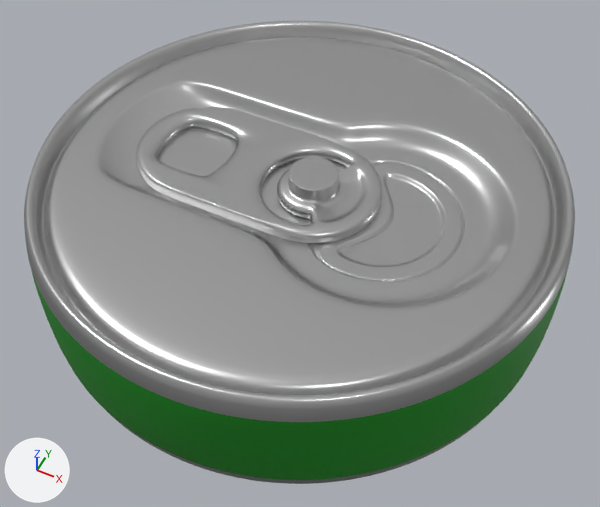
Before and after pictures for a commit that changed the FBX model Blender/Object/can_green.fbx.
Before and after are seen from a camera (50 mm lens) standing at (1.67, -4.89, 5.24) and looking at (-0.67, -0.2, -0.62). The lights are fixed; the arrows at lower left show +X, +Y and +Z.

Objects in the first picture: '원형', '원형.001'.
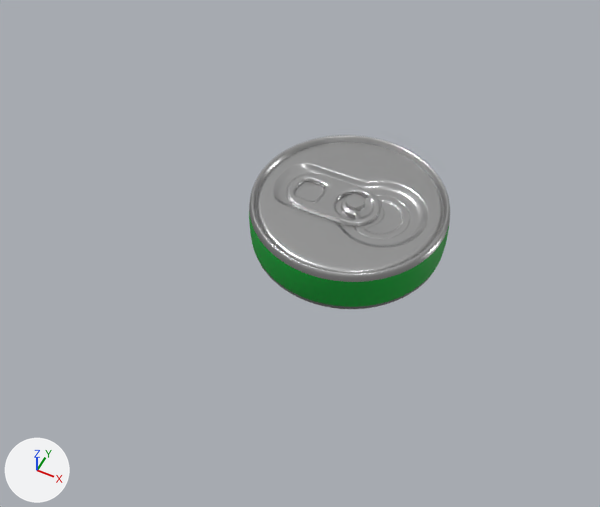
The change, as a list of edits to the scene's bpy script:
```text
Add mat_red:
    mat_red = principled_material('Red')
    mat_red.base_color = (0.0, 0.349, 0.0323)  # green #009f32
Change me_mesh_001:
    used by ob_원형_001; parent = ob_원형; location = (-35.91, 45.27, 0.000992)
    remove me_mesh_001.from_pydata(...)  # 9118 vertices, 9120 faces; spans x -128.0..111.0, y -8.0..20.0, z -62.0..62.0
    add me_mesh_001.from_pydata(...)  # 20984 vertices, 20984 faces; spans x -1.0..1.0, y -1.0..1.0, z 0.0
    me_mesh_001 part 1: 9118 vertices removed from x -128.0..111.0, y -8.0..20.0, z -62.0..62.0; 20984 vertices added at x -1.0..1.0, y -1.0..1.0, z 0.0
    add me_mesh_001.materials.append(mat_red)  # green #009f32
Remove ob_원형:
    ob_원형 = bpy.data.objects.new('원형', me_mesh)
    ob_원형.location = (-0.779, 0.0, -0.404)
    ob_원형.rotation_euler = (1.571, 0.0, 0.0)  # degrees (90, 0, 0)
    ob_원형.scale = (0.01, 0.01, 0.01)
Change ob_원형_001:
    remove ob_원형_001.parent = ob_원형
    ob_원형_001.location: (-35.91, 45.27, 0.000992) -> (0.0, 0.0, 0.0)
```

Changed parts and their boxes [x1, y1, x2, y2] in the pictures (600 x 507 px):
'원형', deleted
    before: [24, 21, 575, 484]
    faces in mat_silver (light grey #cbcbcb): [24, 21, 575, 484]
    faces in mat_green (green #00840c): [31, 266, 569, 480]
'원형.001', reshaped, moved (18% narrower, 26% taller)
    before: [136, 106, 382, 244]
    after: [249, 135, 450, 309]
